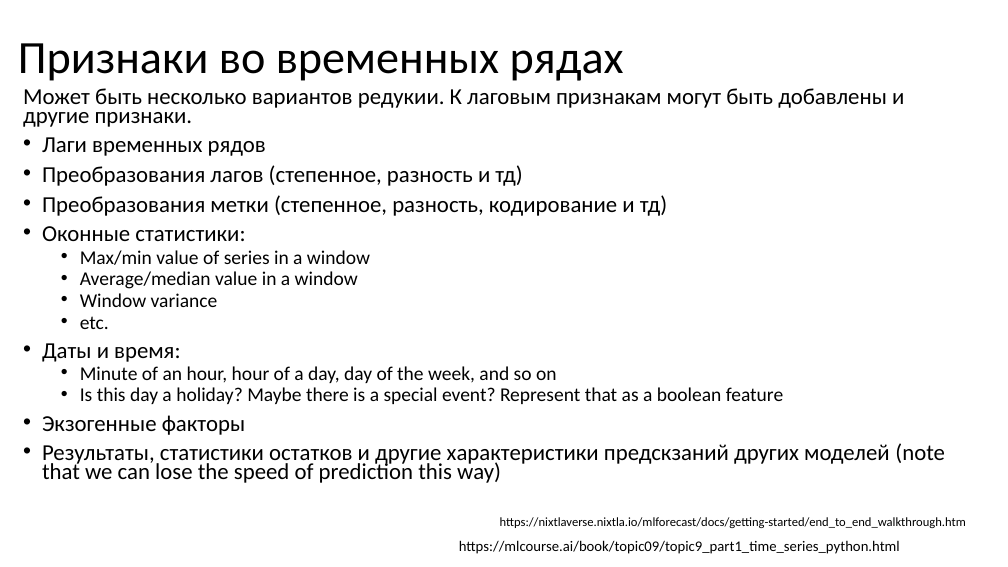
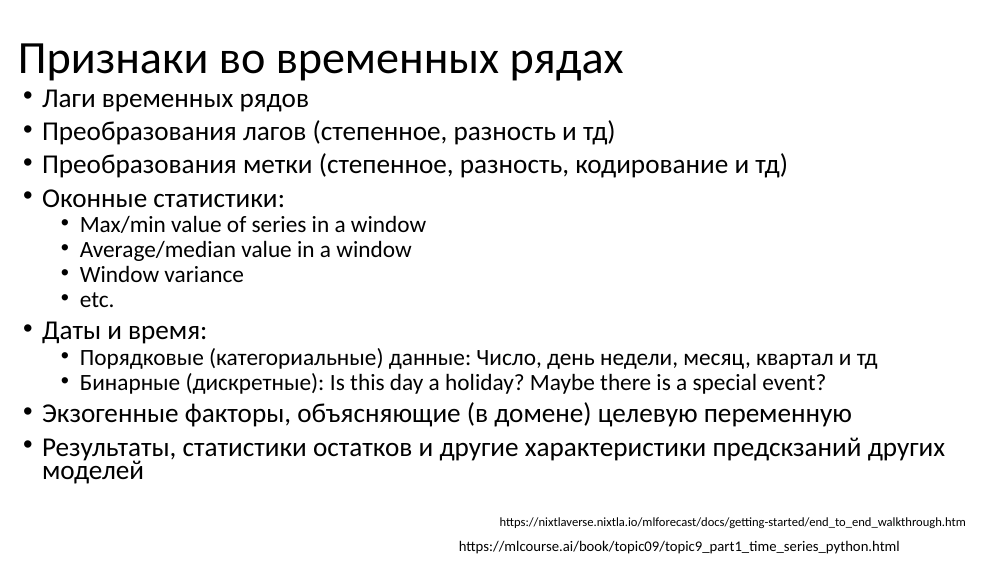
Before and after one commit to MVRonkin/TimeSeriesCourse, a slide deck: slide 7 of 2025/LEC/05-1 методы машинного обучения для анализа ВР.pptx (slide 5 before the commit). Drawn at 1008x567 pixels with LibreOffice and Linux fonts; fonts in the diff are those of the drawing. Boxes give left, top, right and bottom in pixels: in the first picture for what was removed or moved away, otherwise in the second. Text is boxed around its words. In the diff, an @@ line names an element or a change of style, - is before the commit and + after.

```diff
--- a/2025/LEC/05-1 методы машинного обучения для анализа ВР.pptx
+++ b/2025/LEC/05-1 методы машинного обучения для анализа ВР.pptx
@@ text at box(23, 88, 904, 127): paragraph removed @@
-Может быть несколько вариантов редукии. К лаговым признакам могут быть добавлены и другие признаки.
@@ text at box(42, 89, 788, 344): size 21.7 to 25.9 pt in "Лаги временных рядов", "Преобразования лагов (степенное, разность и тд)", "Преобразования метки (степенное, разность, кодирование и тд)", "Оконные статистики:" and 1 more places; size 18.6 to 22.2 pt in "Max/min value of series in a window", "Average/median value in a window", "Window variance", "etc." @@
@@ text at box(42, 348, 945, 484): text changed; size 21.7 to 22.2 pt @@
-  • Minute of an hour, hour of a day, day of the week, and so on
-  • Is this day a holiday? Maybe there is a special event? Represent that as a boolean feature
-• Экзогенные факторы
-• Результаты, статистики остатков и другие характеристики предскзаний других моделей (note that we can lose the speed of prediction this way)
+  • Порядковые (категориальные) данные: Число, день недели, месяц, квартал и тд
+  • Бинарные (дискретные): Is this day a holiday? Maybe there is a special event?
+• Экзогенные факторы, объясняющие (в домене) целевую переменную
+• Результаты, статистики остатков и другие характеристики предскзаний других моделей
```
Also in this commit, not shown: 5 other slides changed, 7 slides added, 5 slides removed, 5 other files.
